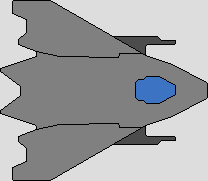
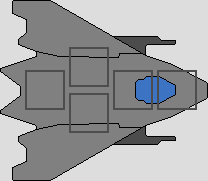
Two versions of the same layered image (208px x 181px). Layer-by-layer changes:
added layer "Layer #3" above "Layer #4" over (25, 47, 197, 133)
moved "Layer" above "Layer #2" over (25, 47, 197, 133)
